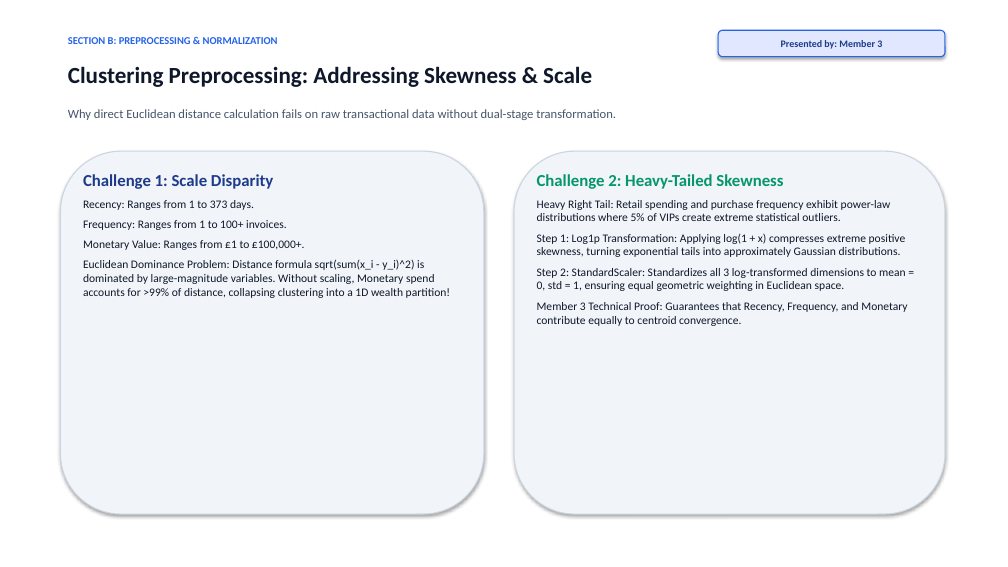
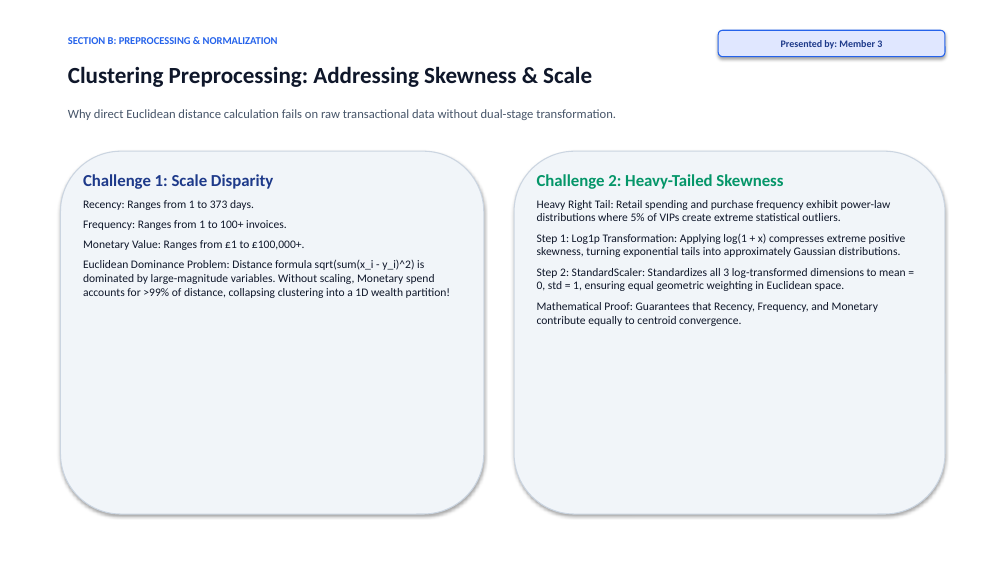
Before and after one commit to shiv095/ML_Capstone, a slide deck: slide 13 of Review_2_Presentation_Team.pptx. Drawn at 1008x567 pixels with LibreOffice and Linux fonts; fonts in the diff are those of the drawing. Boxes give left, top, right and bottom in pixels: in the first picture for what was removed or moved away, otherwise in the second. Text is boxed around its words. In the diff, an @@ line names an element or a change of style, - is before the commit and + after.

```diff
--- a/Review_2_Presentation_Team.pptx
+++ b/Review_2_Presentation_Team.pptx
@@ text at (537,302,878,326): text changed @@
-Member 3 Technical Proof: Guarantees that Recency, Frequency, and Monetary contribute equally to centroid convergence.
+Mathematical Proof: Guarantees that Recency, Frequency, and Monetary contribute equally to centroid convergence.
```
Also in this commit, not shown: 7 other slides changed, 3 slides removed.
